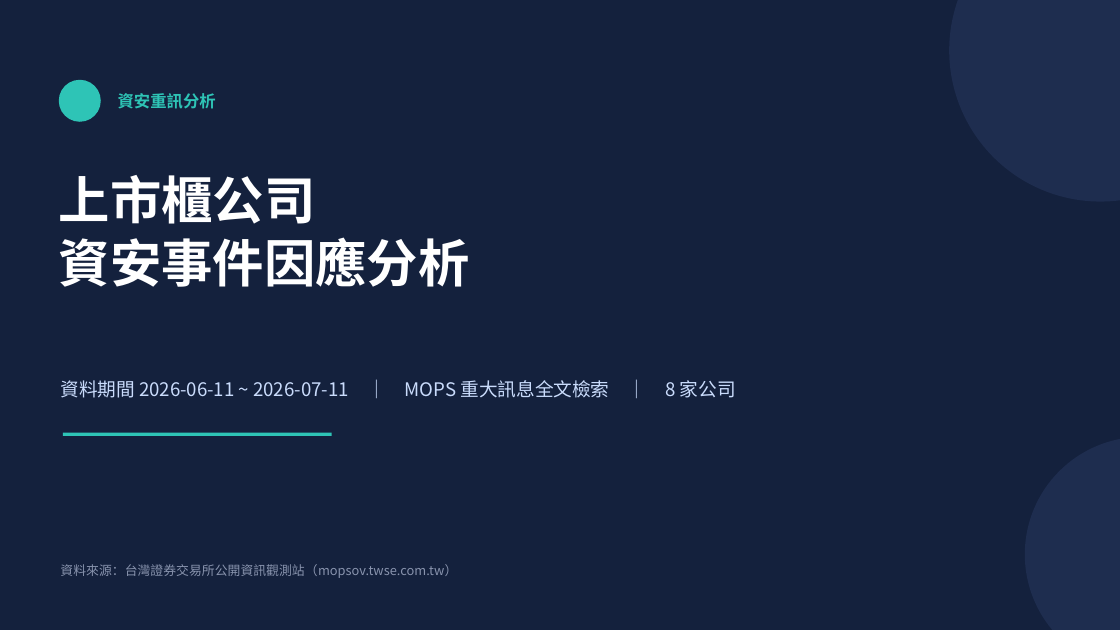
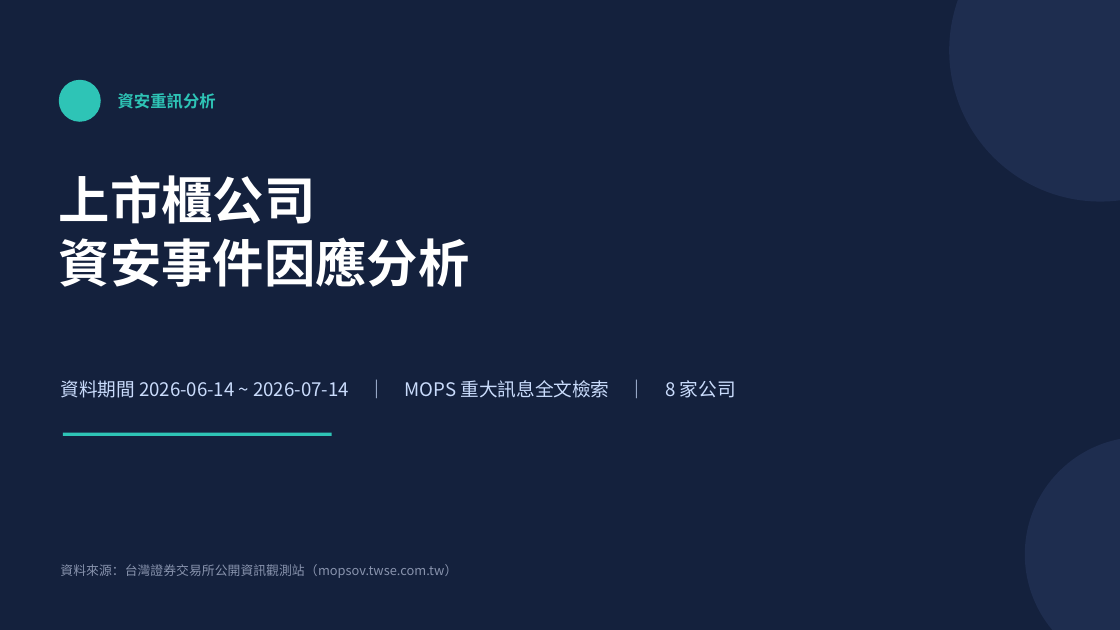
Before and after one commit to Johnnylin77/mops-isec-monitor, a slide deck: slide 1 of 資安事件因應分析.pptx. Drawn at 1120x630 pixels with LibreOffice and Linux fonts; fonts in the diff are those of the drawing. Boxes give left, top, right and bottom in pixels: in the first picture for what was removed or moved away, otherwise in the second. Text is boxed around its words. In the diff, an @@ line names an element or a change of style, - is before the commit and + after.

Commit message:
MOPS report: 2026-07-14

```diff
--- a/資安事件因應分析.pptx
+++ b/資安事件因應分析.pptx
@@ text at (x1=60, y1=380, x2=736, y2=398): text changed @@
-資料期間 2026-06-11 ~ 2026-07-11 ｜ MOPS 重大訊息全文檢索 ｜ 8 家公司
+資料期間 2026-06-14 ~ 2026-07-14 ｜ MOPS 重大訊息全文檢索 ｜ 8 家公司
```
Also in this commit, not shown: 2 other files.
